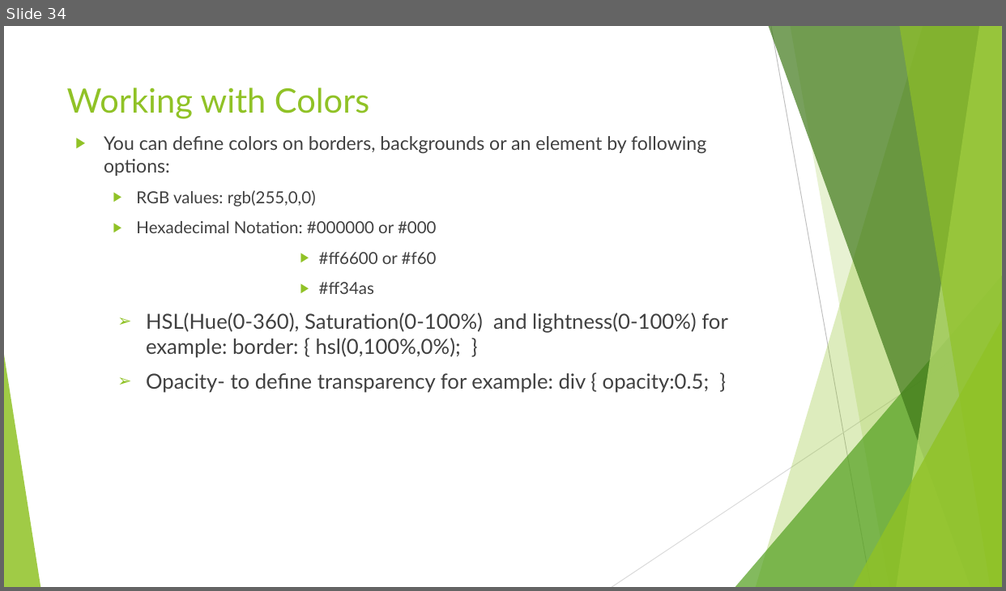
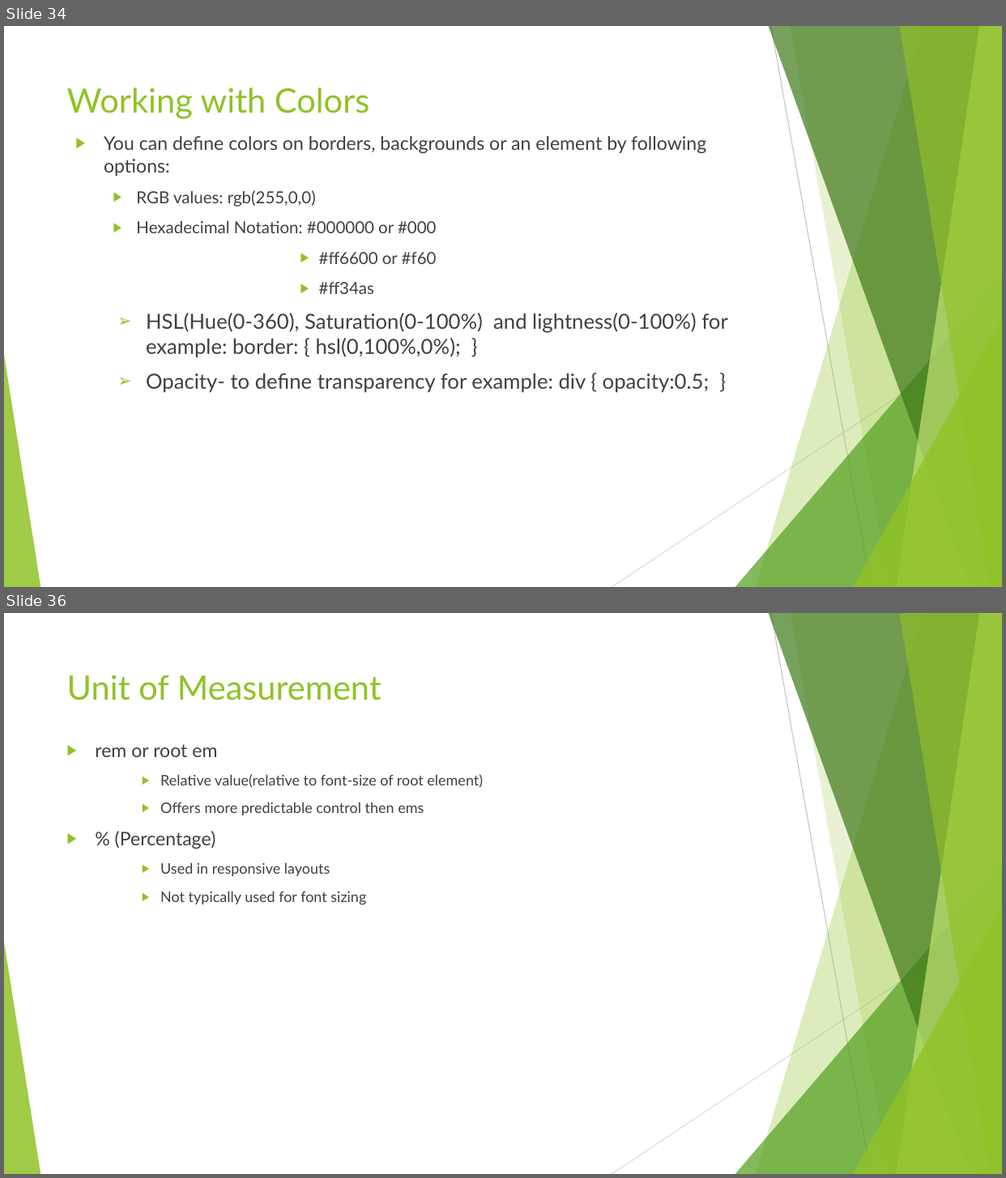
Before and after one commit to anumsh/Introduction-To-CSS, a slide deck: Introduction-to-CSS.pptx. Shown one above the other, each under a label of ours: slide 34 before the commit, slides 34 and 36 after it; the slides between them are not shown. The pictures are 1006x591 and 1006x1178 pixels, drawn with LibreOffice and Linux fonts; fonts in the diff are those of the drawing. Boxes give left, top, right and bottom in pixels: in the first picture for what was removed or moved away, otherwise in the second. Text is boxed around its words. In the diff, an @@ line names an element or a change of style, - is before the commit and + after.

Commit message:
feat: Unit of Measurement in CSS

```diff
--- a/Introduction-to-CSS.pptx
+++ b/Introduction-to-CSS.pptx
@@ slide 36 added at box(4, 613, 1002, 1174), background #FFFFFF; not listed: 10 template elements that a slide beside it also shows @@
@@ title added at box(67, 675, 381, 700), 32.4 pt, text #90C226 @@
+Unit of Measurement
@@ text added at box(95, 744, 483, 905), 14 pt, text #404040 @@
+▶ rem or root em
+    ▶ Relative value(relative to font-size of root element)
+    ▶ Offers more predictable control then ems
+▶ % (Percentage)
+    ▶ Used in responsive layouts
+    ▶ Not typically used for font sizing
```
Also in this commit, not shown: 1 other slide added.
